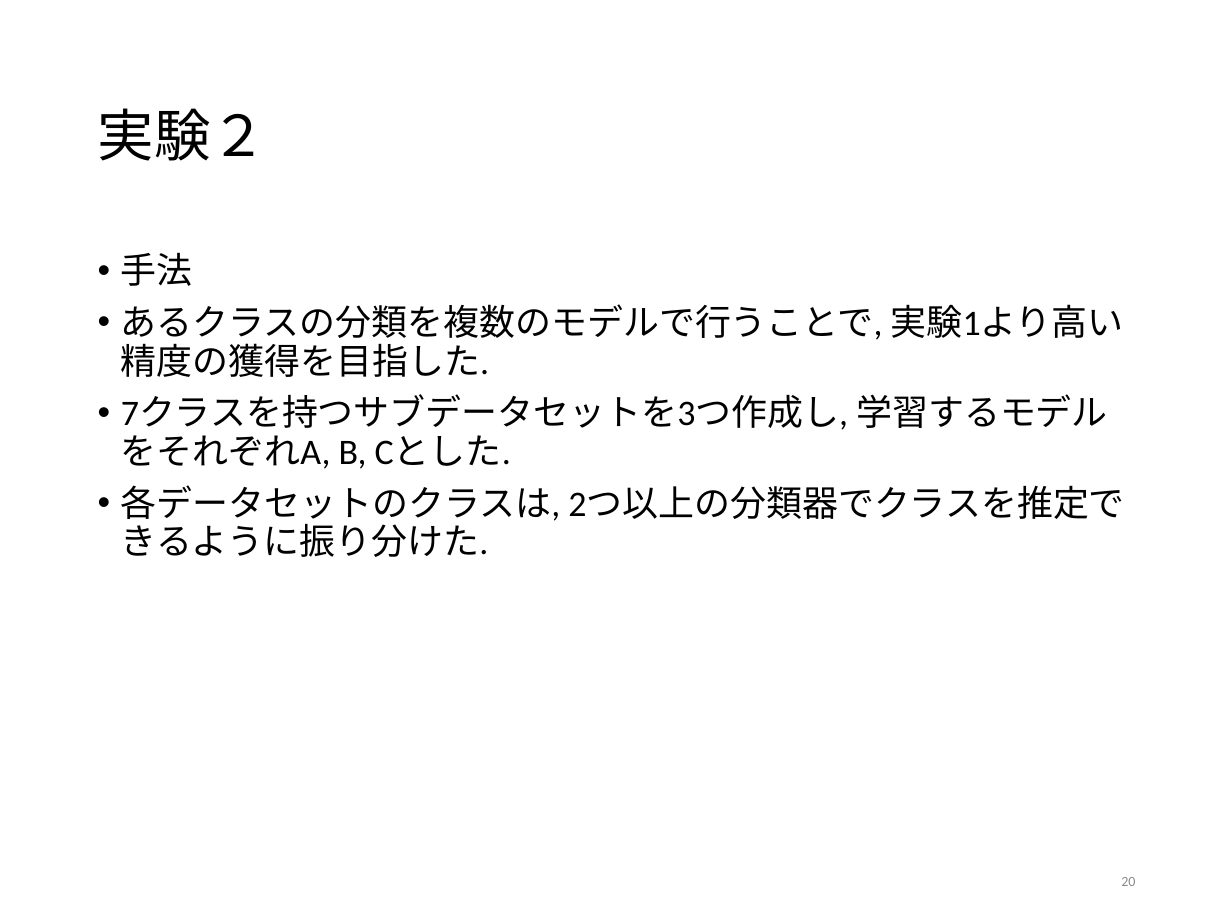
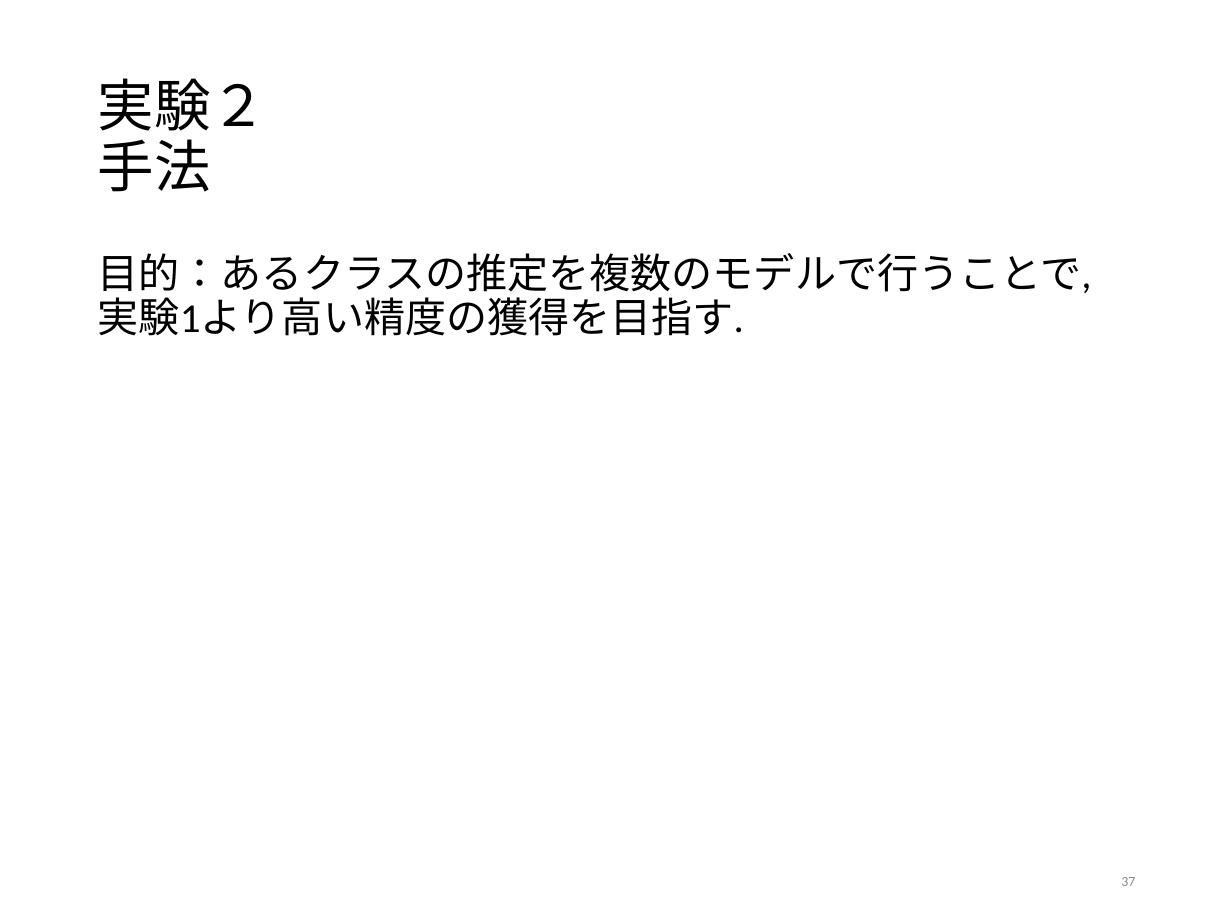
Before and after one commit to tatsuya-sugiyama/WeeklyReport, a slide deck: slide 37 of report/2020前期/2020sugiyama.pptx (slide 20 before the commit). Drawn at 1232x924 pixels with LibreOffice and Linux fonts; fonts in the diff are those of the drawing. Boxes give left, top, right and bottom in pixels: in the first picture for what was removed or moved away, otherwise in the second. Text is boxed around its words. In the diff, an @@ line names an element or a change of style, - is before the commit and + after.

```diff
--- a/report/2020前期/2020sugiyama.pptx
+++ b/report/2020前期/2020sugiyama.pptx
@@ title at <box>98,78,267,192</box>: text changed @@
-実験２
+実験２
+手法
@@ text at <box>98,253,1092,336</box>: text changed; size 21 to 24 pt @@
-• 手法
-• あるクラスの分類を複数のモデルで行うことで, 実験1より高い精度の獲得を目指した.
-• 7クラスを持つサブデータセットを3つ作成し, 学習するモデルをそれぞれA, B, Cとした.
-• 各データセットのクラスは, 2つ以上の分類器でクラスを推定できるように振り分けた.
+目的：あるクラスの推定を複数のモデルで行うことで, 実験1より高い精度の獲得を目指す.
@@ page number at <box>1121,877,1135,886</box>: text changed @@
-20
+37
```
Also in this commit, not shown: 20 other slides changed, 23 slides added, 3 slides removed, 3 other files.
